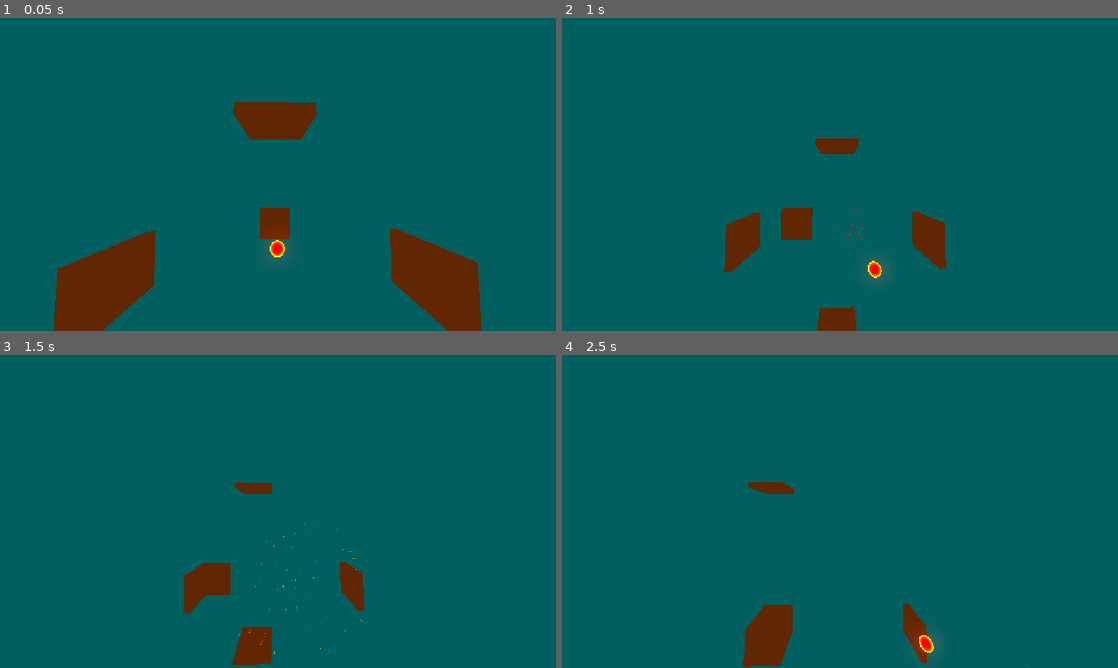
Above: before the commit, frames 1-4 (two rows, left to right).
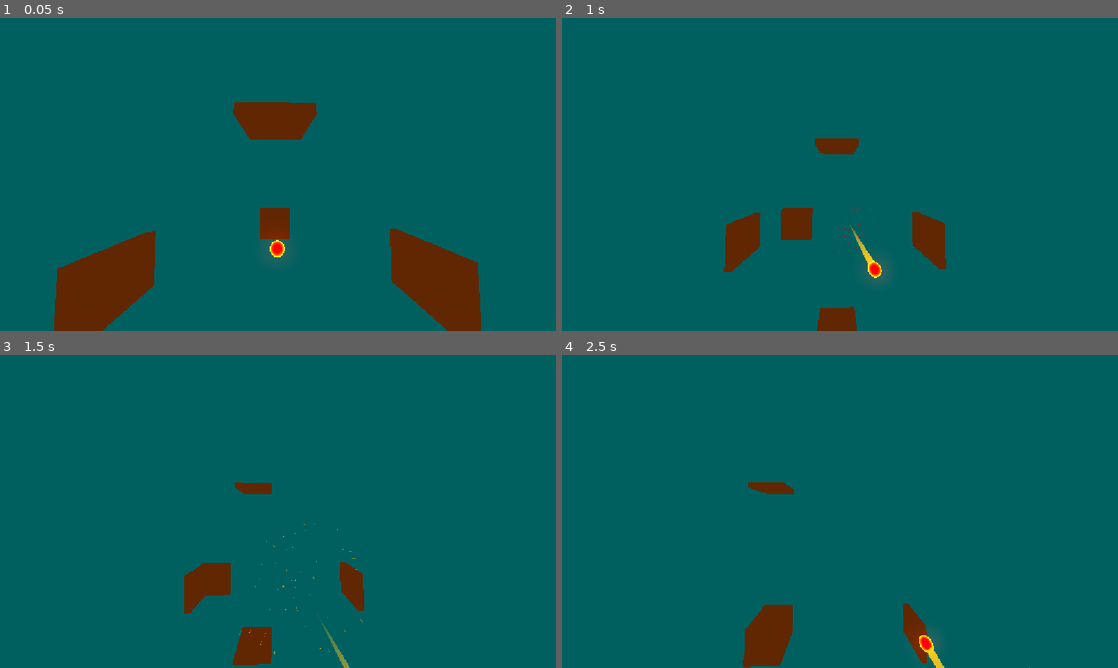
Above: after the commit, the same moments.

Repository: whywy/occhacks
Game: Godot game, scene res://scenes/arena.tscn
The game is run twice, just before and just after one commit, with the same random seed, the same clock (stepped at 60 frames per second) and the same inputs.
Inputs:
- Up to frame 1 (0.05 s): no input
- Up to frame 2 (1 s): hold D (paddle_right) from 0.53 s (still down)
- Up to frame 3 (1.5 s): release D (paddle_right) at 1.28 s; hold S (paddle_down) from 1.28 s (still down)
- Up to frame 4 (2.5 s): release S (paddle_down) at 2.03 s; hold D (paddle_right) from 2.03 s (still down)

Frame 1 is identical in both runs. In frame 2, less than 0.1% of the frame differs, in the area x 51-57%, y 66-79%; in frame 3, 0.1%, in the area x 57-63%, y 84-100%; in frame 4, less than 0.1%.

Commit message:
Added a trail to the ball to make it easy to see

Diff:
--- a/scenes/ball.tscn
+++ b/scenes/ball.tscn
@@ -2,6 +2,7 @@
 
 [ext_resource type="Script" uid="uid://cakrdl0nu1hdl" path="res://scenes/ball.gd" id="1_7s4qf"]
 [ext_resource type="Shader" uid="uid://bqxjxddfndxck" path="res://scenes/ball.gdshader" id="2_cxlvu"]
+[ext_resource type="Script" uid="uid://bu64xar4goah8" path="res://scenes/trail.gd" id="3_f7cbr"]
 
 [sub_resource type="ShaderMaterial" id="ShaderMaterial_yujqa"]
 render_priority = 0
@@ -74,3 +75,6 @@
 explosiveness = 1.0
 process_material = SubResource("ParticleProcessMaterial_jsssl")
 draw_pass_1 = SubResource("BoxMesh_yu668")
+
+[node name="Trail" type="MeshInstance3D" parent="." unique_id=1856276952]
+script = ExtResource("3_f7cbr")
--- /dev/null
+++ b/scenes/trail.gd
@@ -0,0 +1,62 @@
+extends MeshInstance3D
+## Ribbon trail that follows its parent (the Ball).
+## Attach to a MeshInstance3D child of the Ball. Leave its Mesh empty.
+
+@export var max_points: int = 30  # more points = longer trail
+@export var width: float = 0.3
+@export var color: Color = Color(1.0, 0.7, 0.1)
+
+var points: Array[Vector3] = []
+var imesh := ImmediateMesh.new()
+var target: Node3D
+
+
+func _ready() -> void:
+	top_level = true  # don't move or rotate with the ball
+	global_transform = Transform3D.IDENTITY
+	target = get_parent() as Node3D
+	mesh = imesh
+
+	var mat := StandardMaterial3D.new()
+	mat.shading_mode = BaseMaterial3D.SHADING_MODE_UNSHADED
+	mat.vertex_color_use_as_albedo = true
+	mat.transparency = BaseMaterial3D.TRANSPARENCY_ALPHA
+	mat.cull_mode = BaseMaterial3D.CULL_DISABLED
+	material_override = mat
+
+
+func _physics_process(_delta: float) -> void:
+	points.push_front(target.global_position)
+	if points.size() > max_points:
+		points.pop_back()
+	_rebuild()
+
+
+func _rebuild() -> void:
+	imesh.clear_surfaces()
+	var cam := get_viewport().get_camera_3d()
+	if points.size() < 2 or cam == null:
+		return
+
+	imesh.surface_begin(Mesh.PRIMITIVE_TRIANGLE_STRIP)
+	for i in points.size():
+		var t := float(i) / float(points.size() - 1)  # 0 at the ball, 1 at the tail
+
+		var direction: Vector3
+		if i < points.size() - 1:
+			direction = points[i] - points[i + 1]
+		else:
+			direction = points[i - 1] - points[i]
+
+		# Widen the ribbon sideways, facing the camera, and taper toward the tail
+		var to_camera := cam.global_position - points[i]
+		var side := direction.cross(to_camera).normalized() * width * 0.5 * (1.0 - t)
+
+		var c := color
+		c.a = 1.0 - t  # fade out toward the tail
+
+		imesh.surface_set_color(c)
+		imesh.surface_add_vertex(points[i] + side)
+		imesh.surface_set_color(c)
+		imesh.surface_add_vertex(points[i] - side)
+	imesh.surface_end()
Not shown, added: scenes/trail.gd.uid
